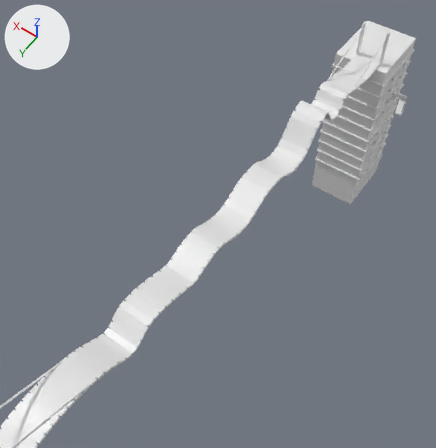
A saved change to the FBX model Assets/Mesh/Timlee/TimLee_highrise/TimLee_highrise.fbx.
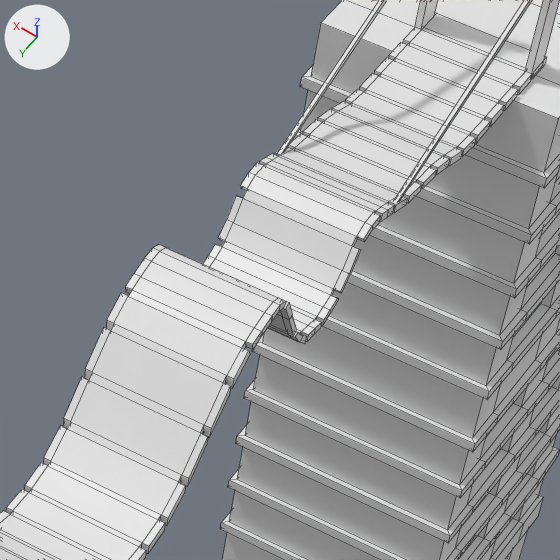
Each version is shown from a camera (50 mm lens) standing at (66.8, -659.3, 208.7) and looking at (160.4, -790.4, 2.7), then close up on the part from 62% to 89% of the width and 11% to 37% of the height. Every picture has the same lights, and +X, +Y and +Z are marked at upper left. The close-ups show mesh edges as thin lines. Where no turn or scale is listed for an object, it has been applied to the vertices.

Names of what the first close-up shows: 'Apartment_A.031', 'Apartment_A.033', 'Apartment_A.034'.
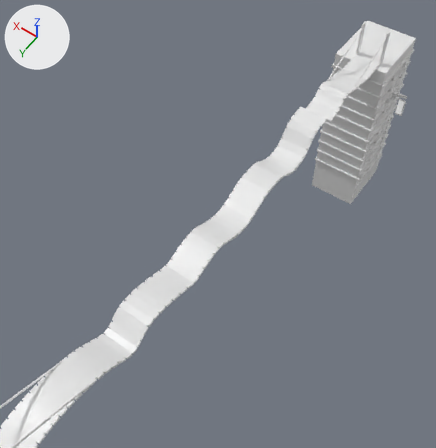
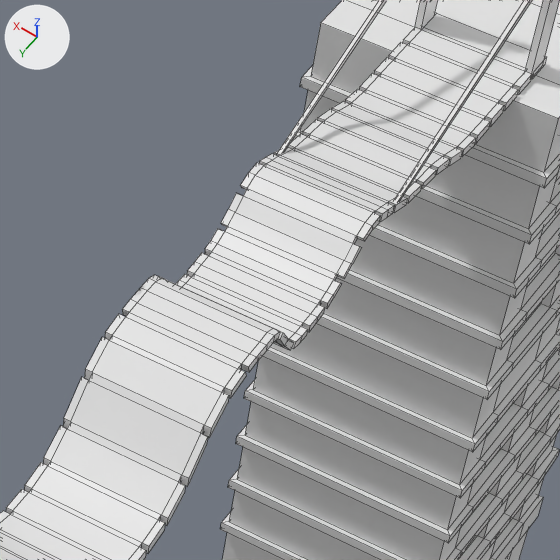
Location of each change, (x1, y1, x2, y2) in pixels of the close-ups (560 x 560 px; the box of a moved part takes in the faces that stretch with it):
part 1 of me_cube_127, moved or reshaped
    both: (86, 189, 361, 437)

Edits to the bpy script that builds the scene:
```text
Change me_cube_127:
    used by ob_apartment_a_031; location = (147.83, -695.72, 29.41)
    remove me_cube_127.from_pydata(...)  # 1276 vertices, 1277 faces; spans x -6.0..6.0, y -203.0..29.0, z -6.0..9.0
    add me_cube_127.from_pydata(...)  # 1272 vertices, 1274 faces; spans x -6.0..6.0, y -203.0..29.0, z -6.0..6.0
    me_cube_127 part 1
    80 vertices are removed from x -6.0..6.0, y -163.0..-139.0, z -2.0..9.0
    167 faces are deleted
    28 vertices in x -6.0..6.0, y -162.0..-155.0, z -2.0..1.0 move by (0.0, 0.0, 2.0)
    16 vertices in x -6.0..6.0, y -148.0..-146.0, z 8.0..9.0 move by (0.0, 0.0, -4.0)
    12 vertices in x -6.0..6.0, y -149.0..-148.0, z 5.0..8.0 move by (0.0, 0.0, -3.0)
    7 vertices in x -6.0..6.0, y -163.0..-154.0, z -1.0..3.0 move by (0.0, 0.0, 1.0)
    3 vertices in x -6.0, y -158.0..-156.0, z -2.0 move by (0.0, 0.0, 3.0)
    14 vertices move within x -6.0..6.0, y -163.0..-151.0, z 0.0..4.0
    76 vertices are added at x -6.0..6.0, y -163.0..-139.0, z 0.0..5.0
    110 new faces join them, mat_p_plank (white #e7e7e7)
    54 new faces join them, mat_black_nr (white #e7e7e7)
```
